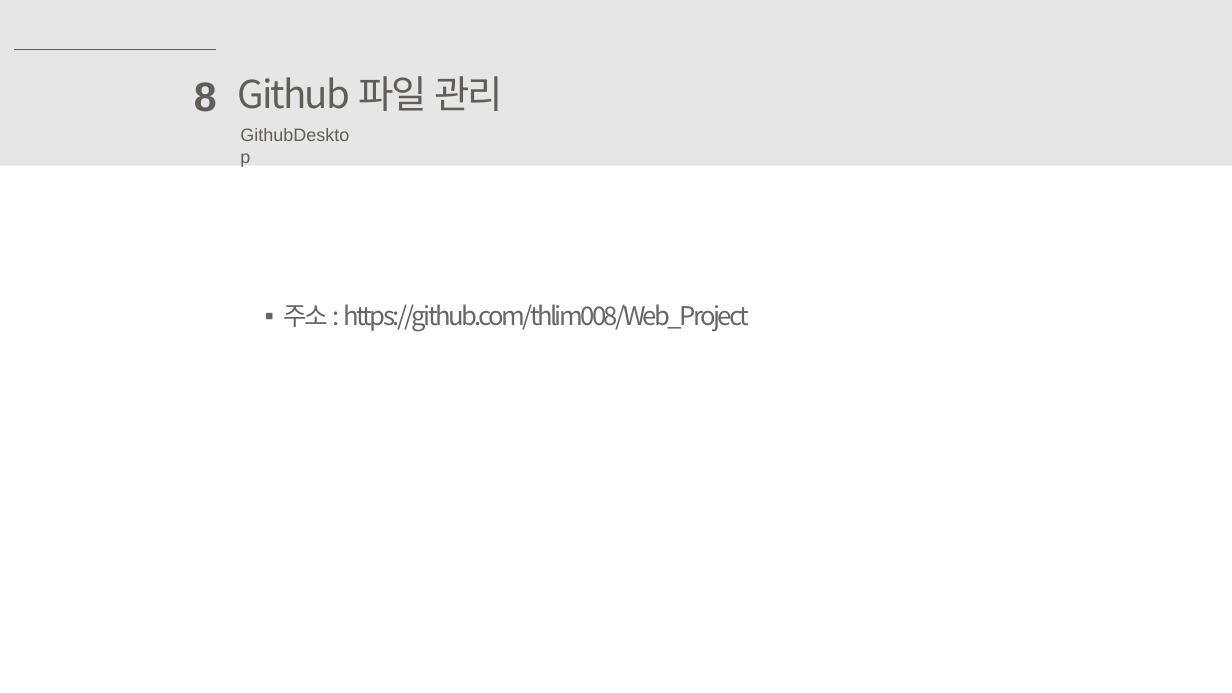
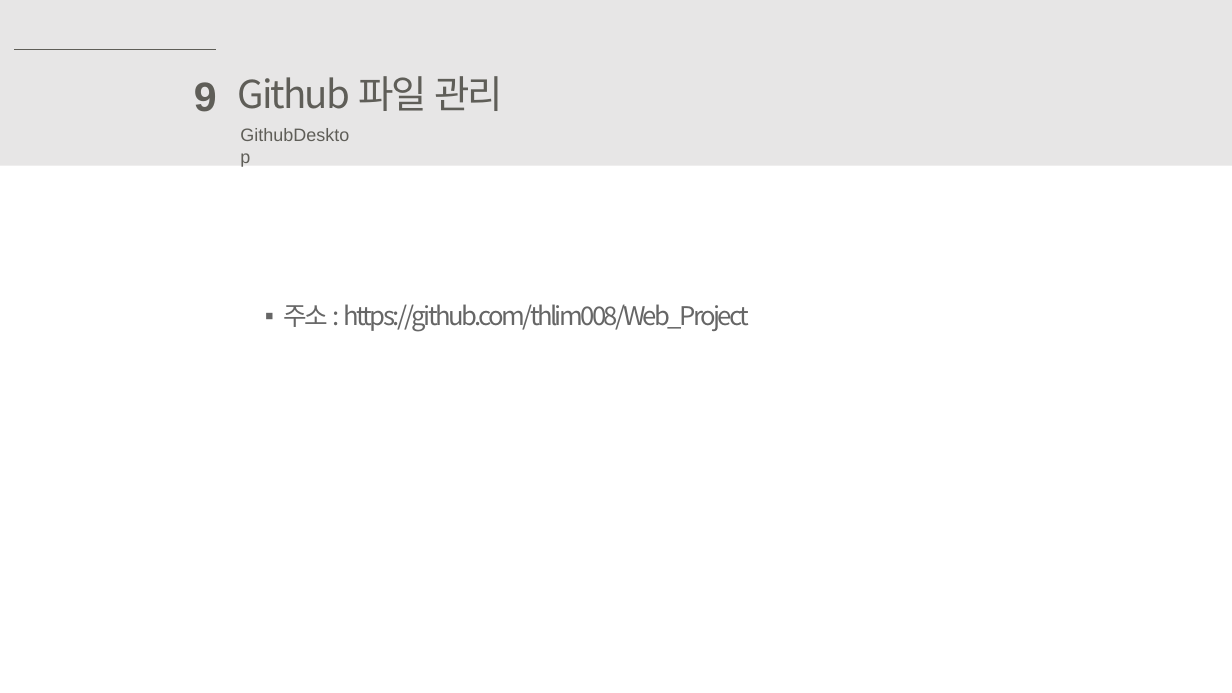
Before and after one commit to thlim008/Web_Project, a slide deck: slide 23 of selfportfolio-2018.pptx (slide 15 before the commit). Drawn at 1232x693 pixels with LibreOffice and Linux fonts; fonts in the diff are those of the drawing. Boxes give left, top, right and bottom in pixels: in the first picture for what was removed or moved away, otherwise in the second. Text is boxed around its words. In the diff, an @@ line names an element or a change of style, - is before the commit and + after.

```diff
--- a/selfportfolio-2018.pptx
+++ b/selfportfolio-2018.pptx
@@ text at (194,82,217,112): text changed @@
-8
+9
```
Also in this commit, not shown: 7 other slides changed, 8 slides added, 33 other files.
